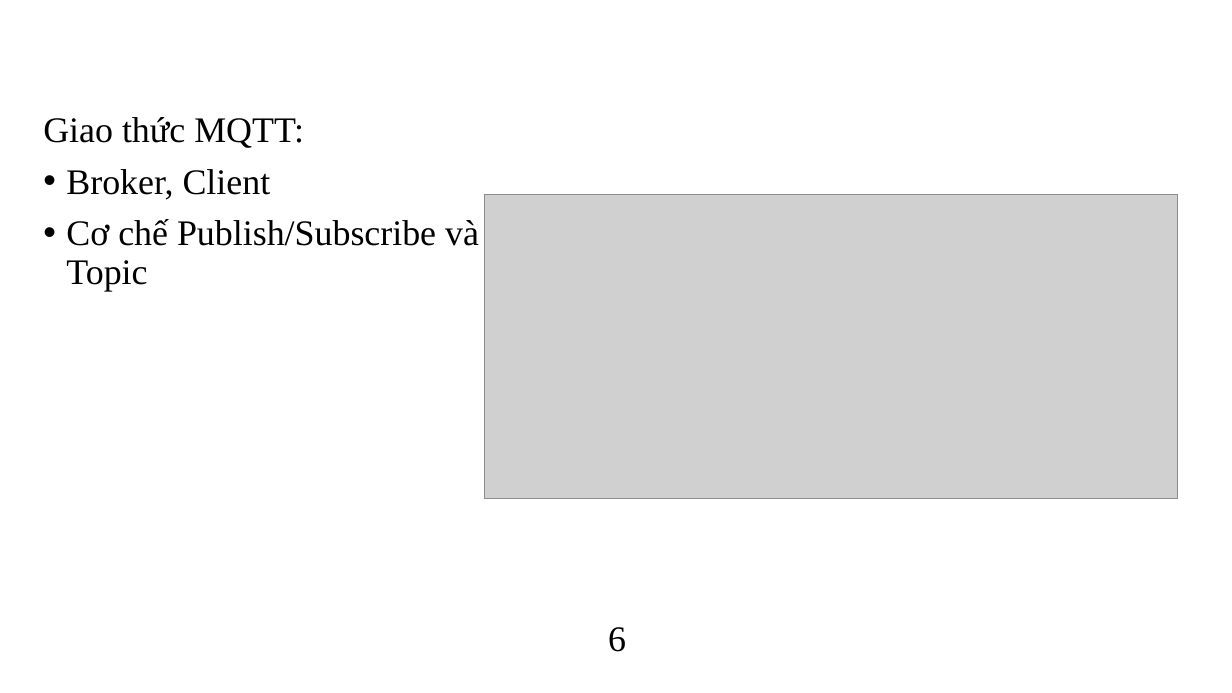
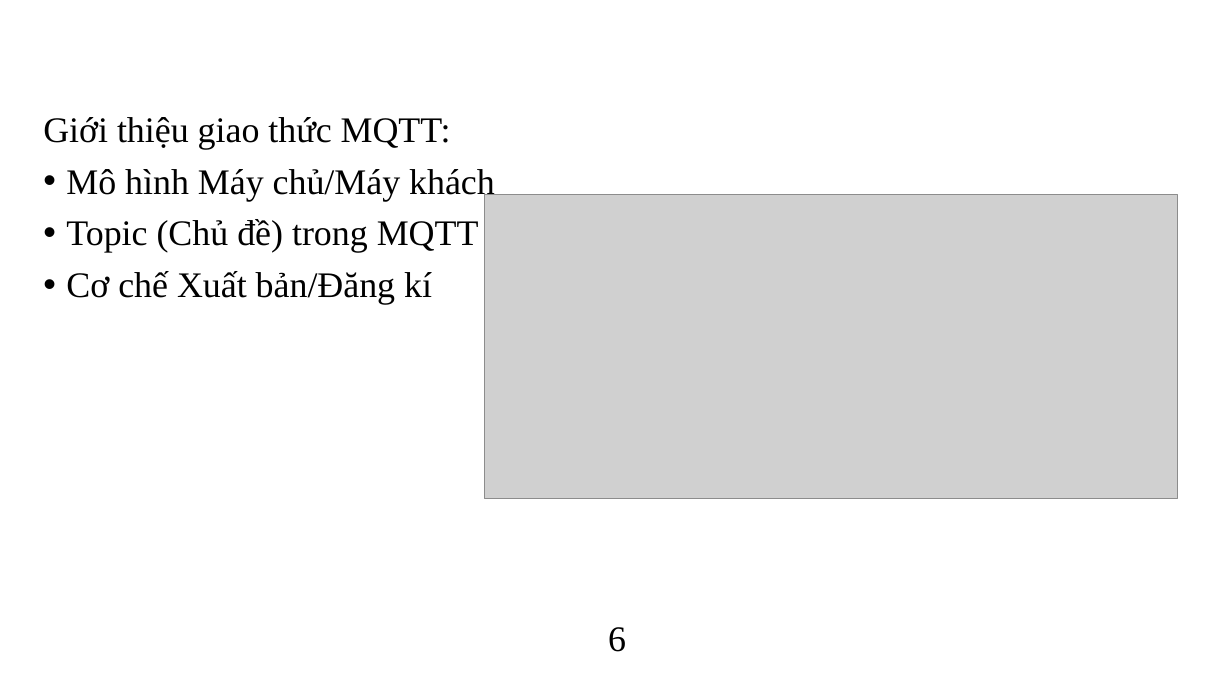
Before and after one commit to kurooroo/DATN, a slide deck: slide 9 of documents/Slide Đồ án tốt nghiệp_Nguyễn Tuấn Anh.pptx. Drawn at 1232x693 pixels with LibreOffice and Linux fonts; fonts in the diff are those of the drawing; grey boxes stand for pictures; background and template pictures are left out. Boxes give left, top, right and bottom in pixels: in the first picture for what was removed or moved away, otherwise in the second. Text is boxed around its words. In the diff, an @@ line names an element or a change of style, - is before the commit and + after.

```diff
--- a/documents/Slide Đồ án tốt nghiệp_Nguyễn Tuấn Anh.pptx
+++ b/documents/Slide Đồ án tốt nghiệp_Nguyễn Tuấn Anh.pptx
@@ text at [43, 117, 495, 305]: text changed @@
-Giao thức MQTT:
-• Broker, Client
-• Cơ chế Publish/Subscribe và Topic
+Giới thiệu giao thức MQTT:
+• Mô hình Máy chủ/Máy khách
+• Topic (Chủ đề) trong MQTT
+• Cơ chế Xuất bản/Đăng kí
```
Also in this commit, not shown: 11 other slides changed, 5 slides added, 44 other files.
